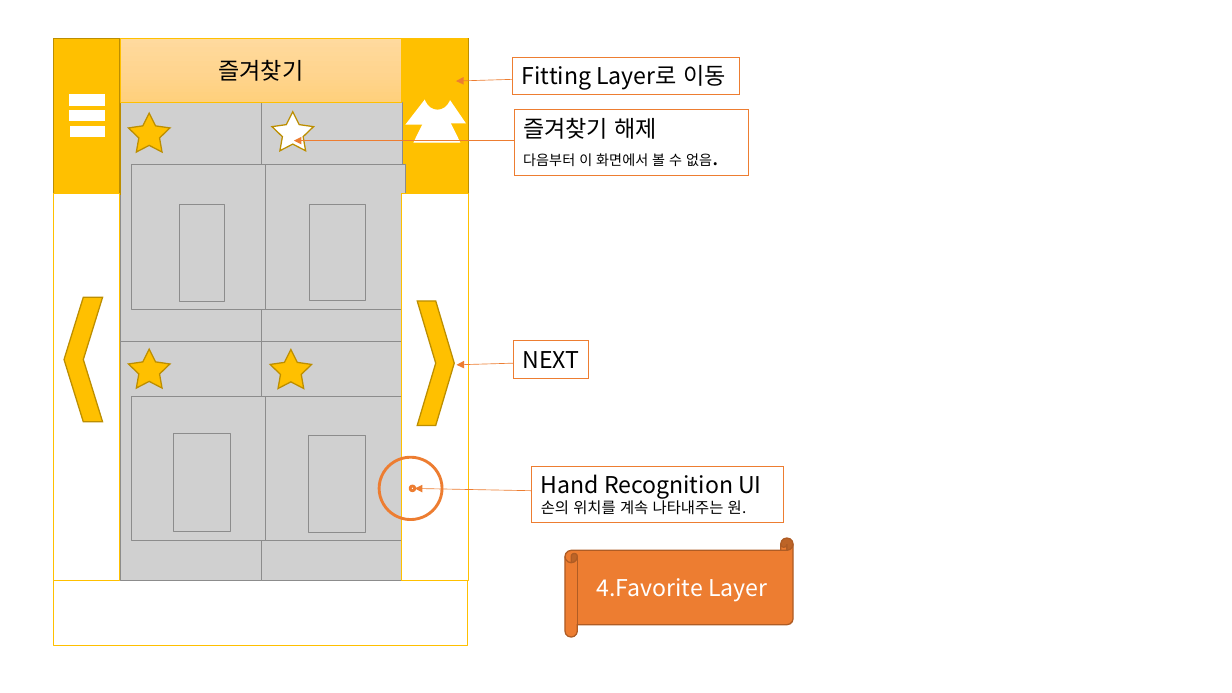
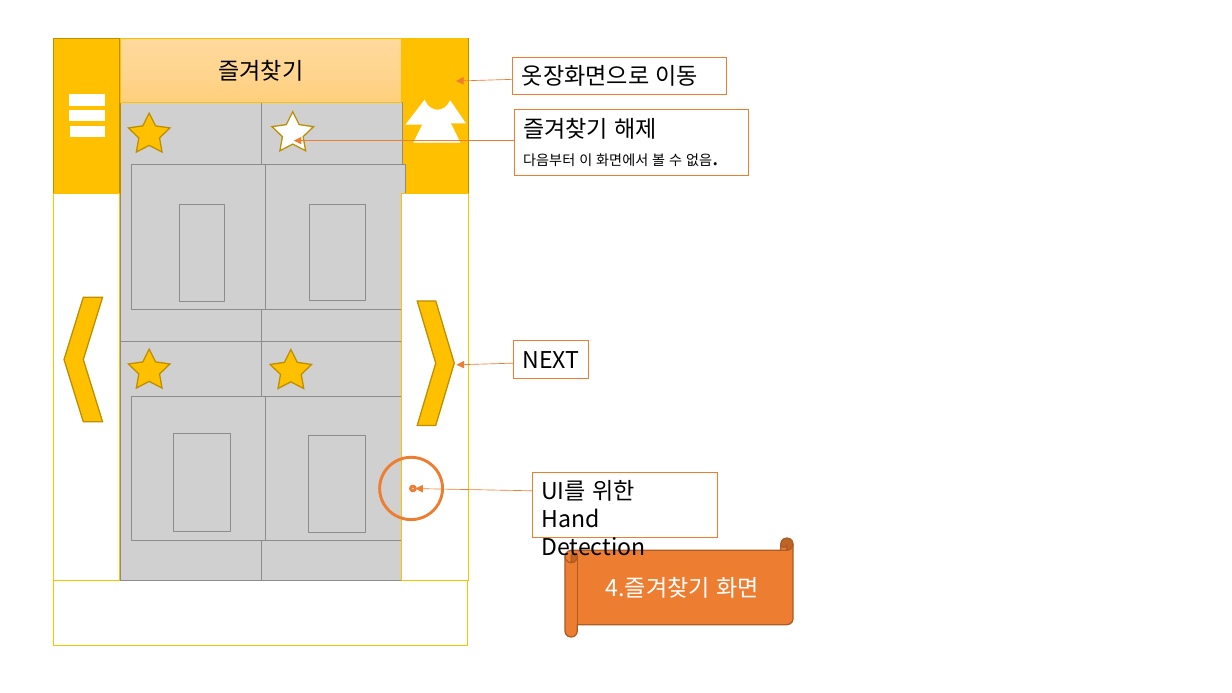
Before and after one commit to shb0328/report, a slide deck: slide 5 of ppt/4.GUI.pptx (slide 4 before the commit). Drawn at 1232x693 pixels with LibreOffice and Linux fonts; fonts in the diff are those of the drawing; grey boxes stand for pictures. Boxes give left, top, right and bottom in pixels: in the first picture for what was removed or moved away, otherwise in the second. Text is boxed around its words. In the diff, an @@ line names an element or a change of style, - is before the commit and + after.

```diff
--- a/ppt/4.GUI.pptx
+++ b/ppt/4.GUI.pptx
@@ rectangle "옷장화면으로 이동": place and size @@
-rectangle "옷장화면으로 이동" at box(513, 57, 740, 94)
+rectangle "옷장화면으로 이동" at box(513, 57, 726, 94)
@@ text in rectangle at box(522, 65, 699, 86): text changed @@
-Fitting Layer로 이동
+옷장화면으로 이동
@@ rectangle removed at box(531, 467, 783, 523) @@
-Hand Recognition UI
-손의 위치를 계속 나타내주는 원.
@@ rectangle added at box(532, 472, 717, 538), outline #ED7D31 0.75 pt, 18 pt, text #000000 @@
+UI를 위한
+Hand Detection
@@ text in horizontal scroll at box(606, 577, 759, 598): text changed @@
-4.Favorite Layer
+4.즐겨찾기 화면
```
Also in this commit, not shown: 2 other slides changed, 2 slides added, 1 slide removed.
